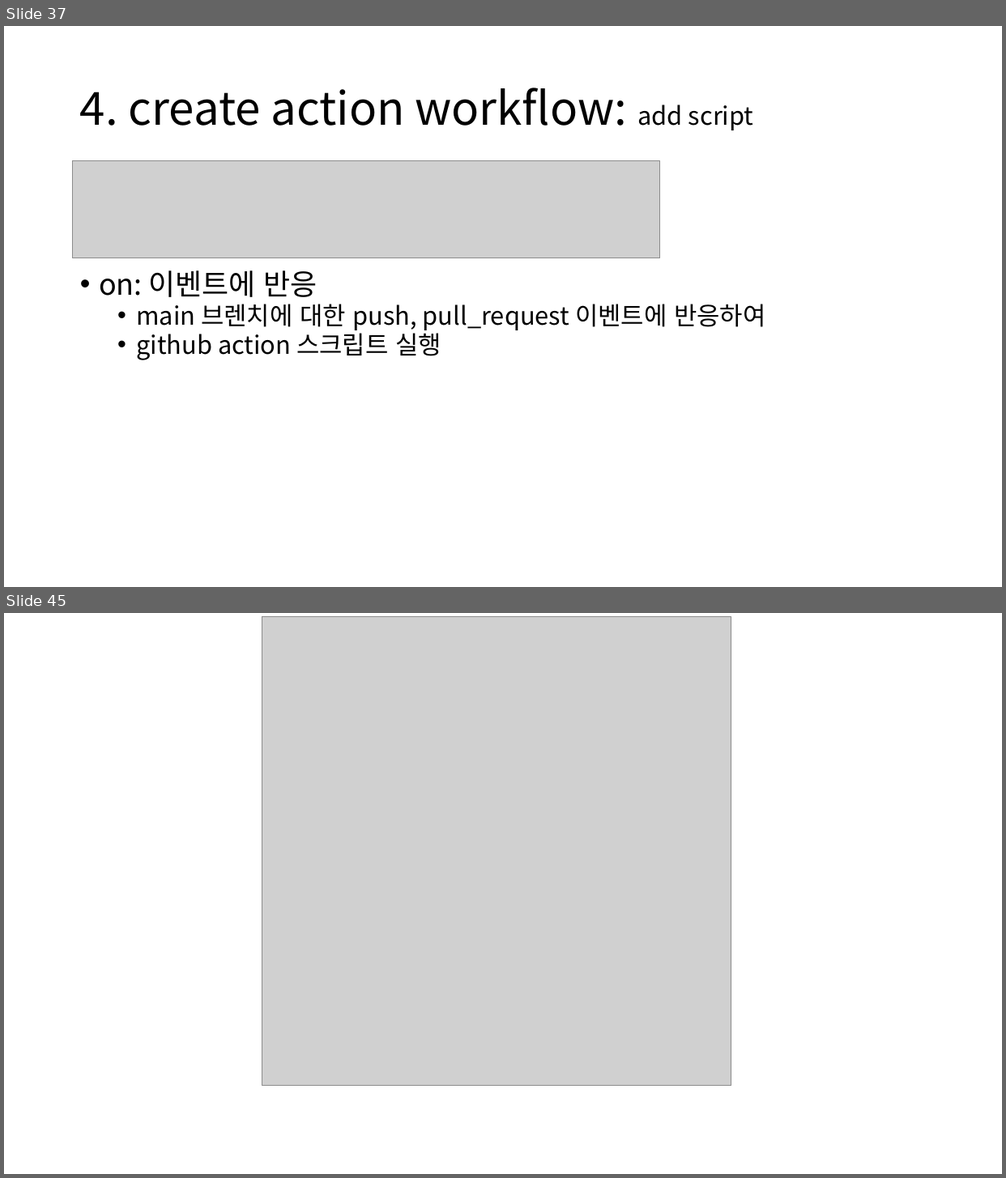
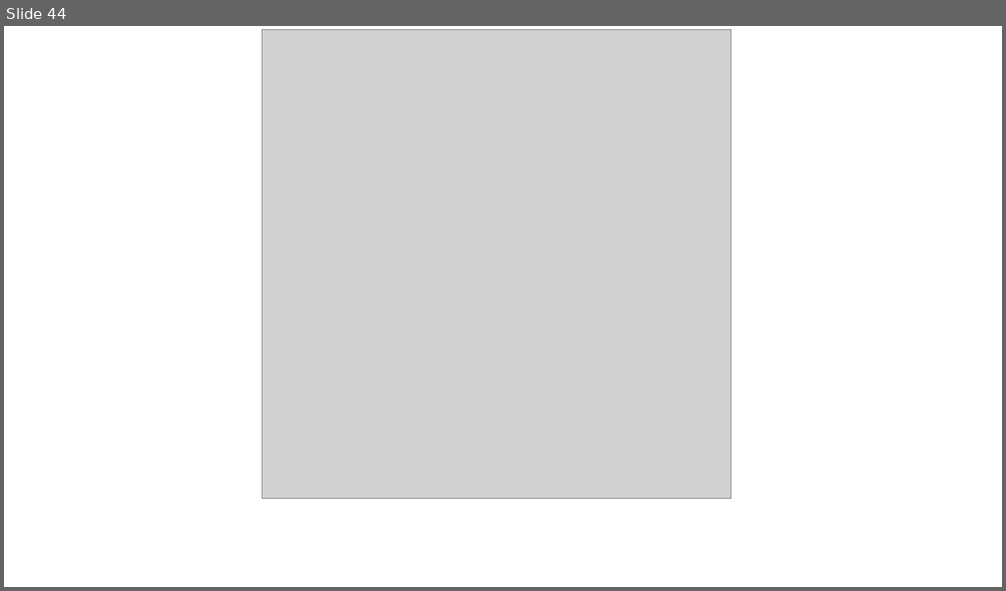
Before and after one commit to Ujin28/ssossotable-team-study, a slide deck: CI-CD/CI-CD.pptx. Shown one above the other, each under a label of ours: slides 37 and 45 before the commit, slide 44 after it; the slides between them are not shown. The pictures are 1006x1178 and 1006x591 pixels, drawn with LibreOffice and Linux fonts; fonts in the diff are those of the drawing; grey boxes stand for pictures. Boxes give left, top, right and bottom in pixels: in the first picture for what was removed or moved away, otherwise in the second. Text is boxed around its words. In the diff, an @@ line names an element or a change of style, - is before the commit and + after.

```diff
--- a/CI-CD/CI-CD.pptx
+++ b/CI-CD/CI-CD.pptx
@@ slide 37 removed at <box>4,26,1002,587</box>, background #FFFFFF @@
@@ title removed at <box>80,88,754,130</box> @@
-4. create action workflow: add script
@@ picture removed at <box>73,160,660,258</box> @@
@@ text removed at <box>99,271,765,361</box> @@
-• on: 이벤트에 반응
-  • main 브렌치에 대한 push, pull_request 이벤트에 반응하여
-  • github action 스크립트 실행
@@ what was slide 45 is now slide 44 @@
```
Also in this commit, not shown: 43 slides changed, 1 other file.
